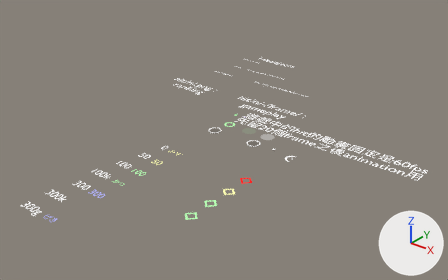
Before and after pictures for a commit that changed the Blender file src/hitobjects.blend.
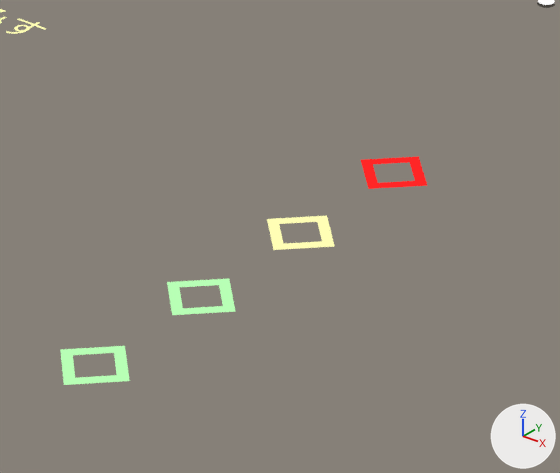
The first picture shows the older version from a 50 mm camera at (34.3, -33.6, 22.3) aimed at (10.3, -3.6, 3.7). The close-ups show both versions on the part from 39% to 62% of the width and 53% to 84% of the height of that picture; other places that the commit changed are outside them. Lighting does not change. The marker at lower right points along +X, +Y and +Z. Text is drawn in Blender's own font.

Names of what the first close-up shows: 'Text.002', 'hit0', 'hit100', 'hit100k', 'hit50'.
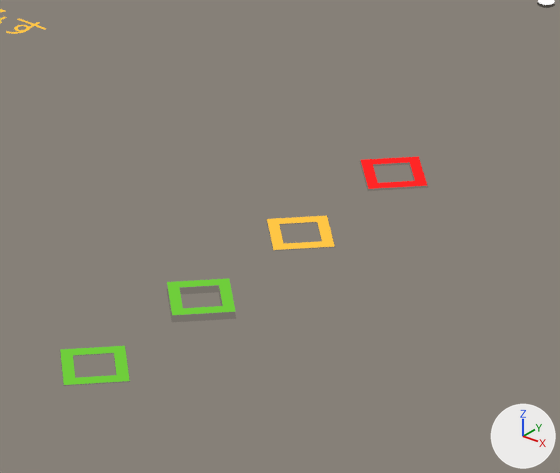
Pixel boxes (x1, y1, x2, y2) of what changed, in the close-ups (560 x 473 px):
'hit100k', recoloured: (60, 346, 130, 385) in both
'hit100', recoloured: (167, 278, 235, 315) in both
'hit50', recoloured (beige to orange): (267, 216, 334, 250) in both
'Text.002', recoloured (beige to orange): (0, 9, 46, 34) in both

Patch to the scene script:
```diff
--- a/src/hitobjects.blend.py
+++ b/src/hitobjects.blend.py
@@ mat_gold @@
 mat_gold = emission_material('gold')
-mat_gold.base_color = (1.0, 0.993, 0.462)  # beige #fffeb5
+mat_gold.base_color = (1.0, 0.567, 0.0591)  # orange #ffc645
@@ mat_lightgreen @@
 mat_lightgreen = emission_material('lightgreen')
-mat_lightgreen.base_color = (0.477, 1.0, 0.462)  # green #b8ffb5
+mat_lightgreen.base_color = (0.159, 0.617, 0.0437)  # green #6fce3b
```
